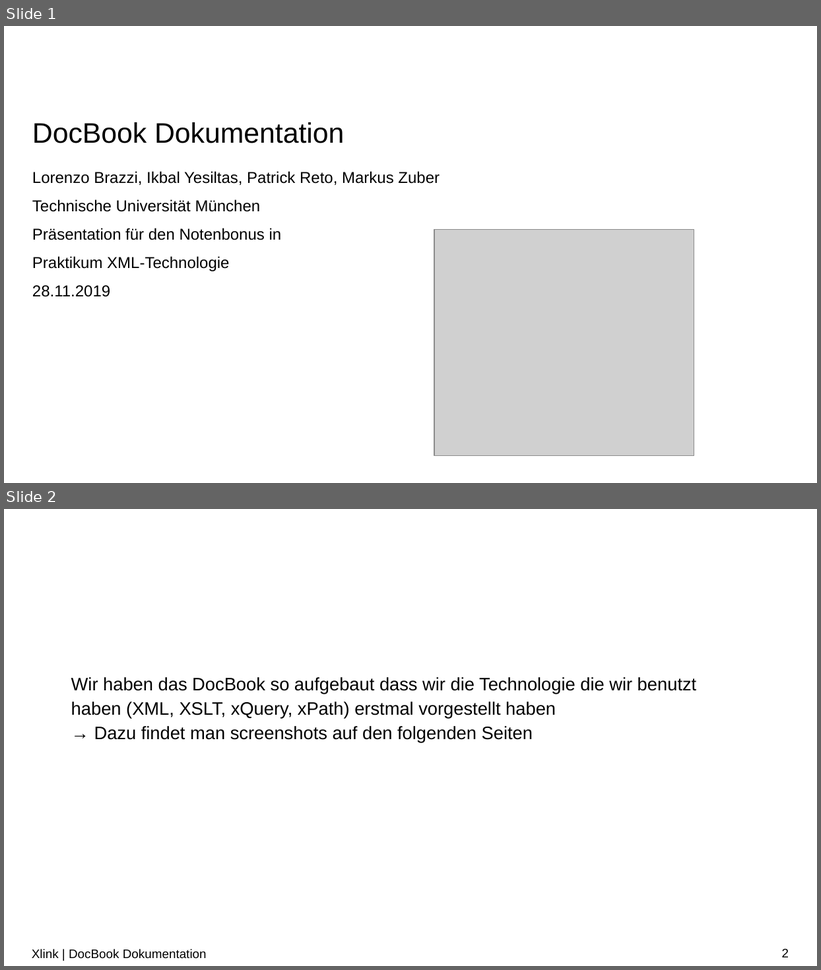
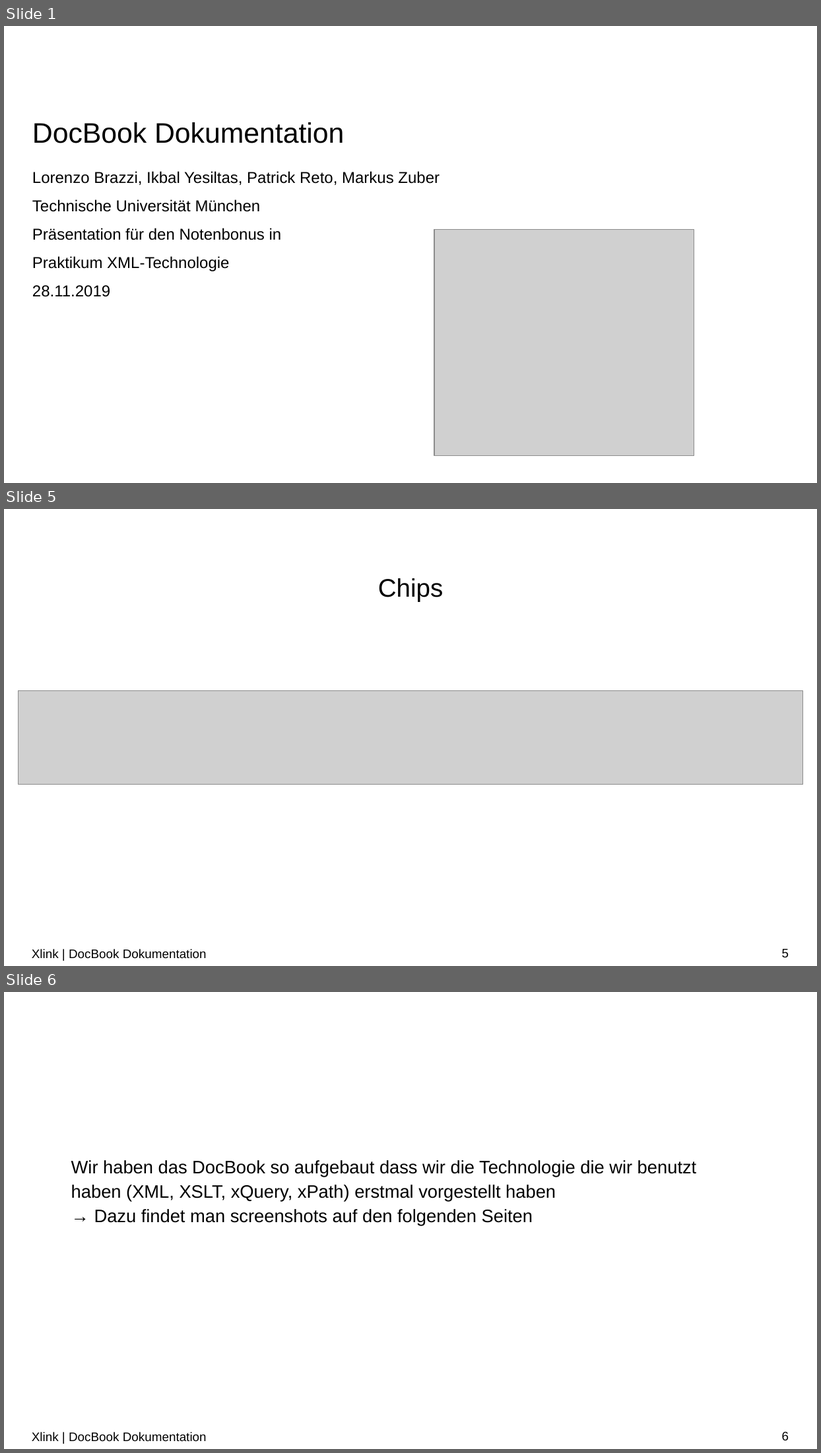
Before and after one commit to LorenzoBrazzi-zz/XML_Praktikum, a slide deck: Präsentationen/PP_notenbonus.pptx. Shown one above the other, each under a label of ours: slides 1 and 2 before the commit, slides 1, 5 and 6 after it; the slides between them are not shown. The pictures are 821x970 and 821x1453 pixels, drawn with LibreOffice and Linux fonts; fonts in the diff are those of the drawing; grey boxes stand for pictures; background and template pictures are left out. Boxes give left, top, right and bottom in pixels: in the first picture for what was removed or moved away, otherwise in the second. Text is boxed around its words. In the diff, an @@ line names an element or a change of style, - is before the commit and + after.

```diff
--- a/Präsentationen/PP_notenbonus.pptx
+++ b/Präsentationen/PP_notenbonus.pptx
@@ slide 5 added at [4, 509, 817, 966], background #FFFFFF @@
@@ title added at [378, 578, 443, 602], 22.5 pt, text #000000 @@
+Chips
@@ picture added at [18, 691, 803, 785] @@
@@ text added at [32, 949, 207, 959], 11 pt, text #000000 @@
+Xlink | DocBook Dokumentation
@@ page number added at [782, 949, 789, 958], 11 pt, text #000000 @@
+5
@@ what was slide 2 is now slide 6 @@
@@ page number at [782, 1432, 789, 1441]: text changed @@
-2
+6
```
Also in this commit, not shown: 3 other slides added, 2 other files.
